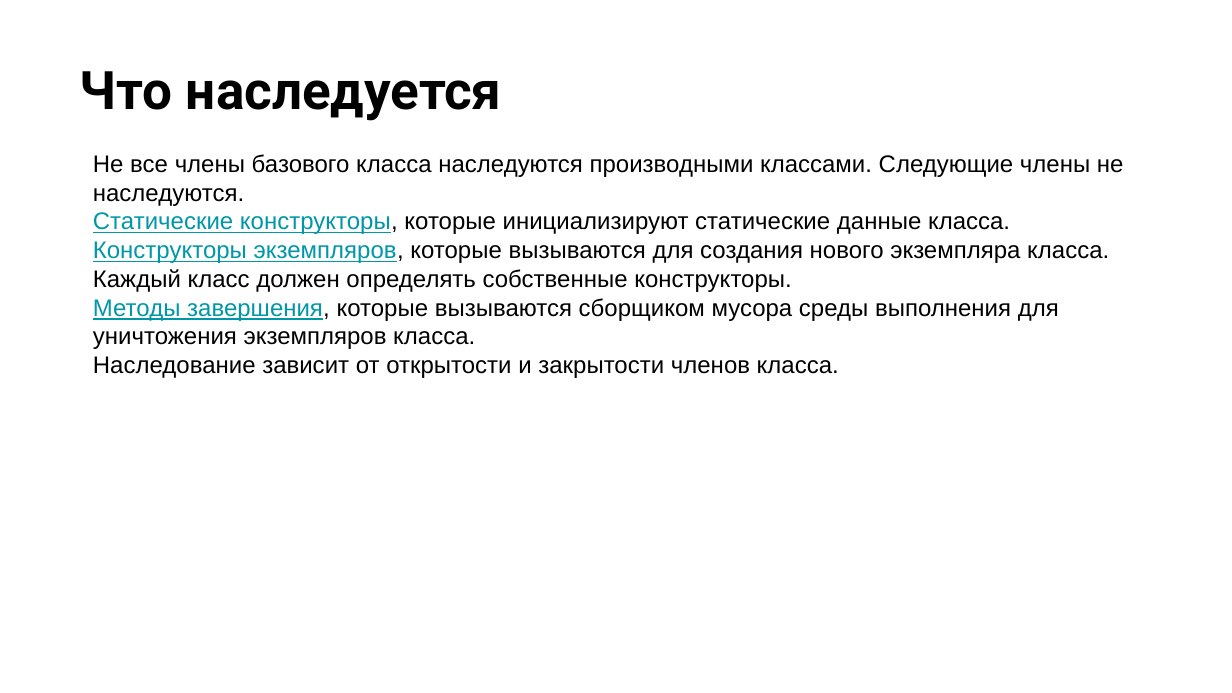
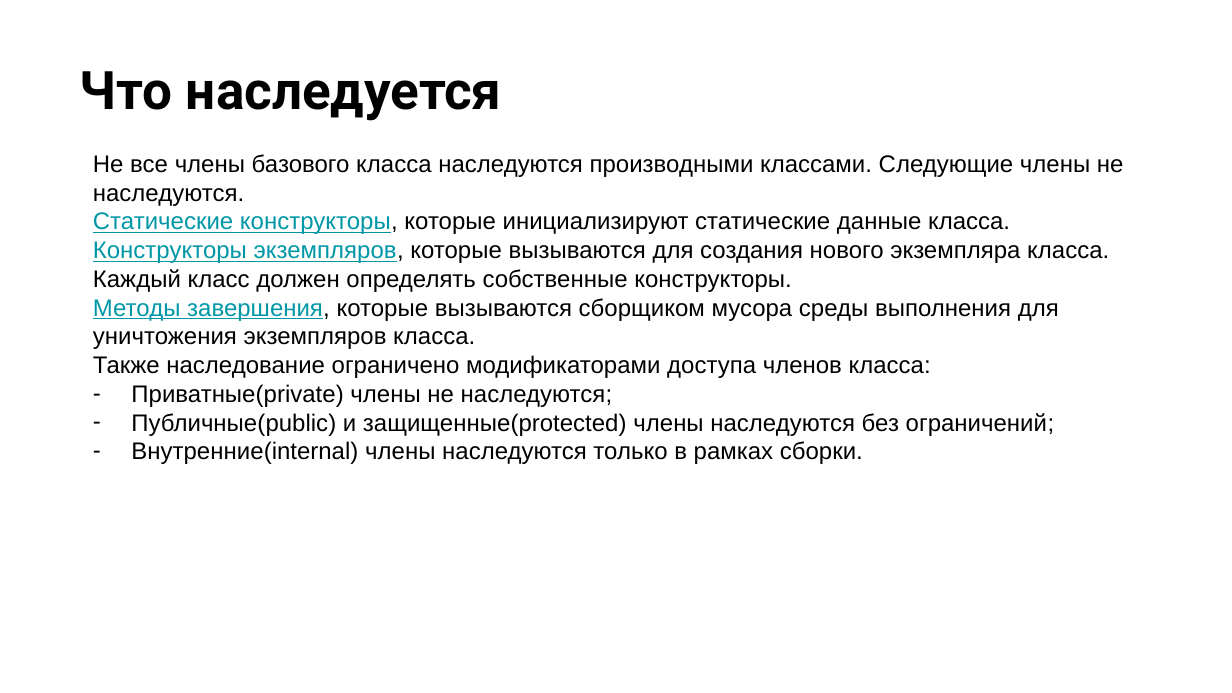
Before and after one commit to NilovPavel/OOP, a slide deck: slide 12 of ООП.pptx (slide 11 before the commit). Drawn at 1232x693 pixels with LibreOffice and Linux fonts; fonts in the diff are those of the drawing; background and template pictures are left out. Boxes give left, top, right and bottom in pixels: in the first picture for what was removed or moved away, otherwise in the second. Text is boxed around its words. In the diff, an @@ line names an element or a change of style, - is before the commit and + after.

```diff
--- a/ООП.pptx
+++ b/ООП.pptx
@@ text at bbox=[93, 355, 1055, 464]: text changed @@
-Наследование зависит от открытости и закрытости членов класса.
+Также наследование ограничено модификаторами доступа членов класса:
+– Приватные(private) члены не наследуются;
+– Публичные(public) и защищенные(protected) члены наследуются без ограничений;
+– Внутренние(internal) члены наследуются только в рамках сборки.
```
Also in this commit, not shown: 1 other slide changed, 3 slides added, 1 slide removed, 6 other files.
